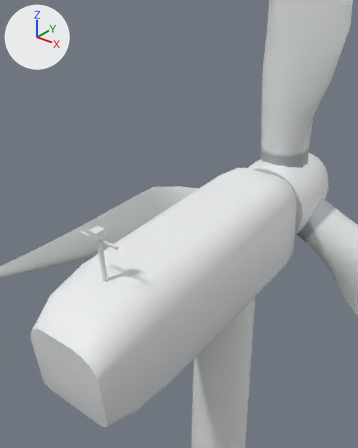
The glTF model apps/playground/public/models/wind-turbine.glb as it was, and as the next commit left it.
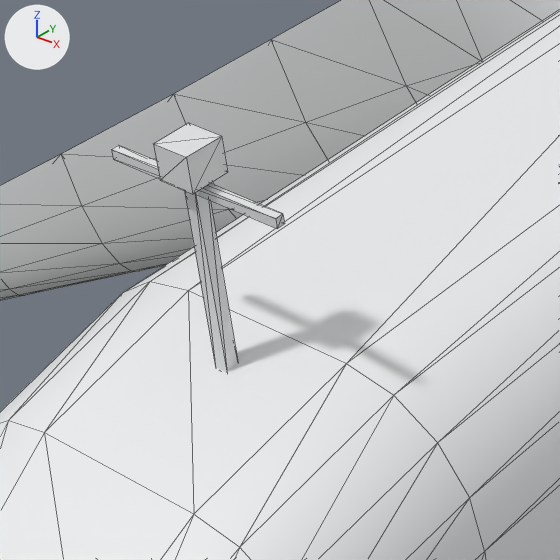
Each version appears first from a camera (50 mm lens) standing at (8.74, -13.83, 86.27) and looking at (1.39, -4.64, 80.57), and next in a close-up on the part from 15% to 51% of the width and 44% to 73% of the height. Arrows for +X, +Y and +Z are at upper left; the lights stay in place. The first two pictures are the older version. The close-ups show mesh edges as thin lines. Where no turn or scale is listed for an object, it has been applied to the vertices. Vertices at exactly the same position are counted once.

Objects in the first close-up: 'nacelle', 'rotor'.
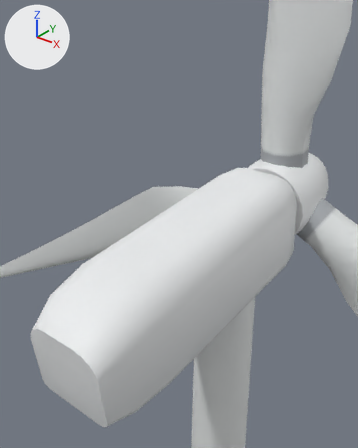
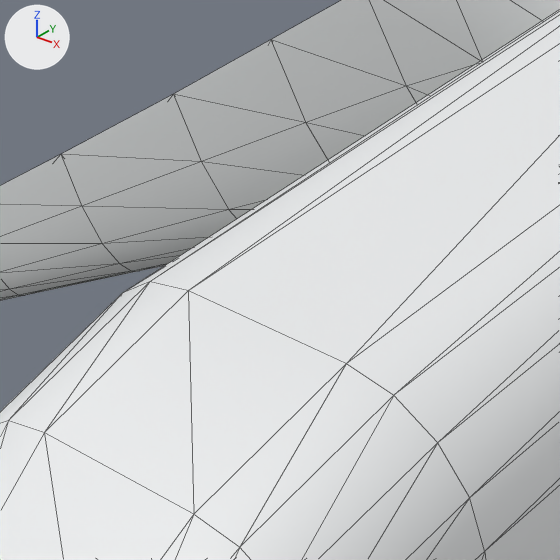
Changed parts and their boxes [x1, y1, x2, y2] in the close-ups (560 x 560 px):
part 1 of me_nacelle, deleted: before [184, 191, 238, 372]
part 2 of me_nacelle, deleted: before [153, 123, 227, 194]
part 3 of me_nacelle, deleted: before [111, 145, 284, 229]

What changed in the scene script:
```text
Change me_nacelle:
    used by ob_nacelle; location = (0.0, 0.0, 76.0)
    remove me_nacelle.from_pydata(...)  # 194 vertices, 318 faces; spans x -1.7..1.7, y -7.98..2.73, z -0.53..4.62
    add me_nacelle.from_pydata(...)  # 170 vertices, 288 faces; spans x -1.7..1.7, y -7.98..2.73, z -0.53..3.85
    me_nacelle part 1: the loose piece of 8 vertices spanning x -0.05..0.05, y -6.29..-6.05, z 2.96..4.37 is deleted
    me_nacelle part 2: the loose piece of 8 vertices spanning x -0.14..0.14, y -6.41..-6.1, z 4.35..4.62 is deleted
    me_nacelle part 3: the loose piece of 8 vertices spanning x -0.7..0.7, y -6.27..-6.2, z 4.26..4.33 is deleted
```
